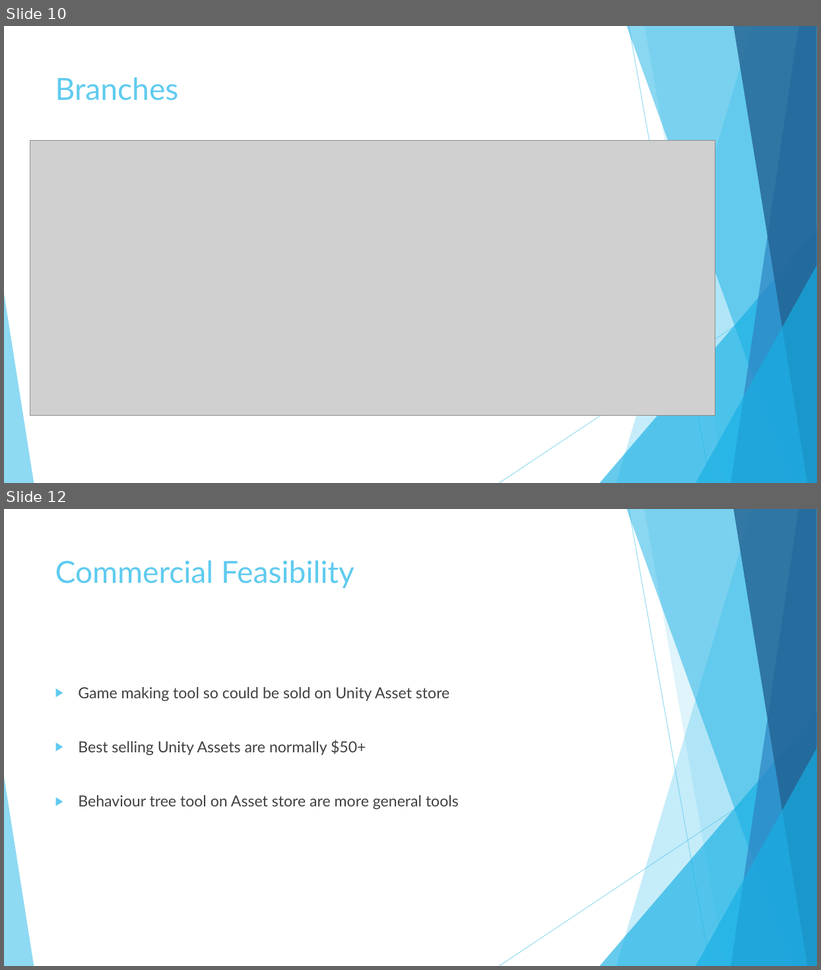
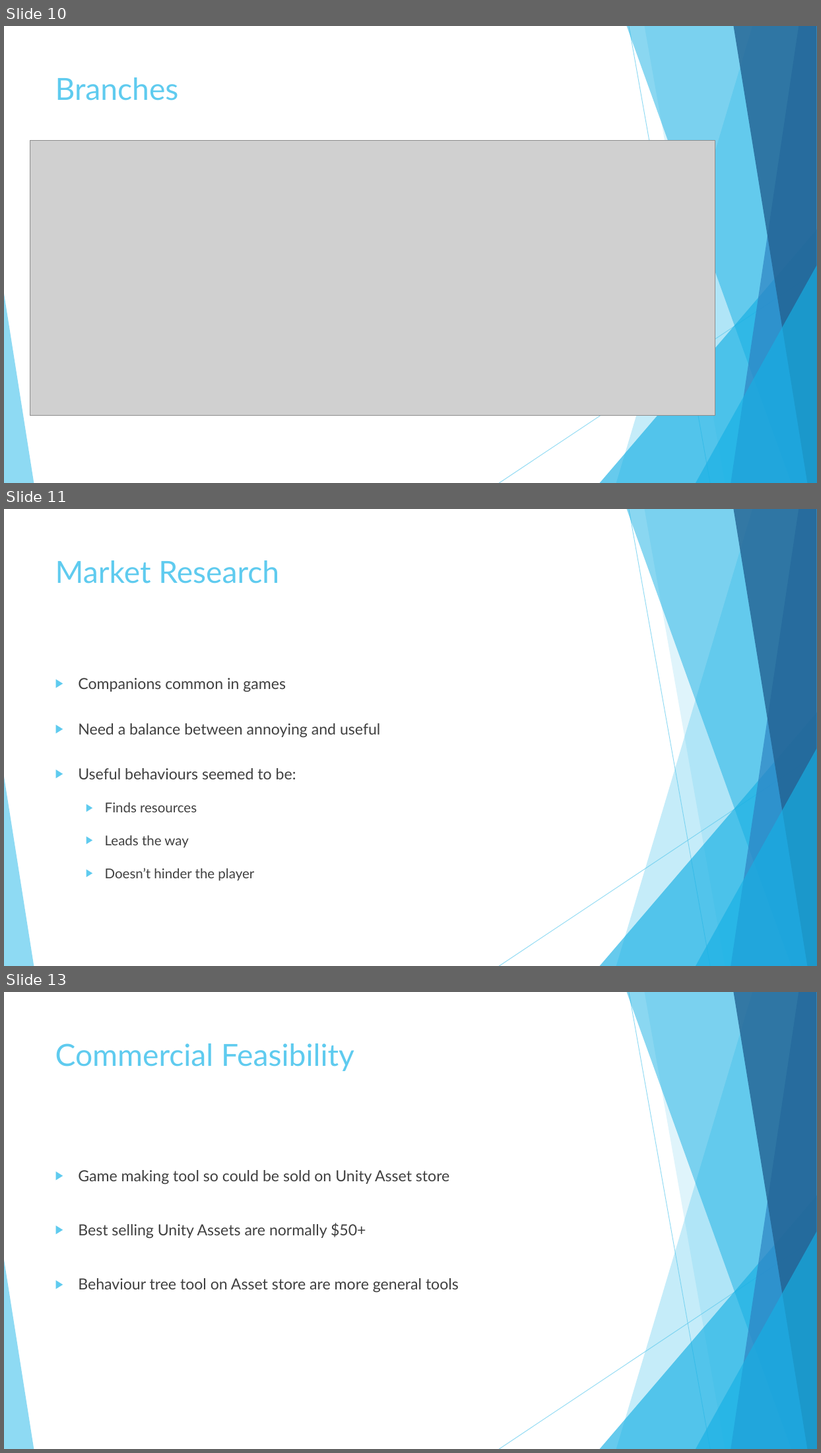
Before and after one commit to MaddieK19/comp230-pre-production, a slide deck: Proposal/Slides.pptx. Shown one above the other, each under a label of ours: slides 10 and 12 before the commit, slides 10, 11 and 13 after it; the slides between them are not shown. The pictures are 821x970 and 821x1453 pixels, drawn with LibreOffice and Linux fonts; fonts in the diff are those of the drawing; grey boxes stand for pictures. Boxes give left, top, right and bottom in pixels: in the first picture for what was removed or moved away, otherwise in the second. Text is boxed around its words. In the diff, an @@ line names an element or a change of style, - is before the commit and + after.

```diff
--- a/Proposal/Slides.pptx
+++ b/Proposal/Slides.pptx
@@ slide 11 added at [4, 509, 817, 966], background #FFFFFF; not listed: 10 template elements that a slide beside it also shows @@
@@ title added at [55, 560, 279, 584], 36 pt, text #5FCBEF @@
+Market Research
@@ text added at [78, 678, 380, 881], 18 pt, text #404040 @@
+▶ Companions common in games
+▶ Need a balance between annoying and useful
+▶ Useful behaviours seemed to be:
+  ▶ Finds resources
+  ▶ Leads the way
+  ▶ Doesn’t hinder the player
@@ what was slide 12 is now slide 13 @@
```
Also in this commit, not shown: 2 slides changed, 1 other slide added, 1 other file.
